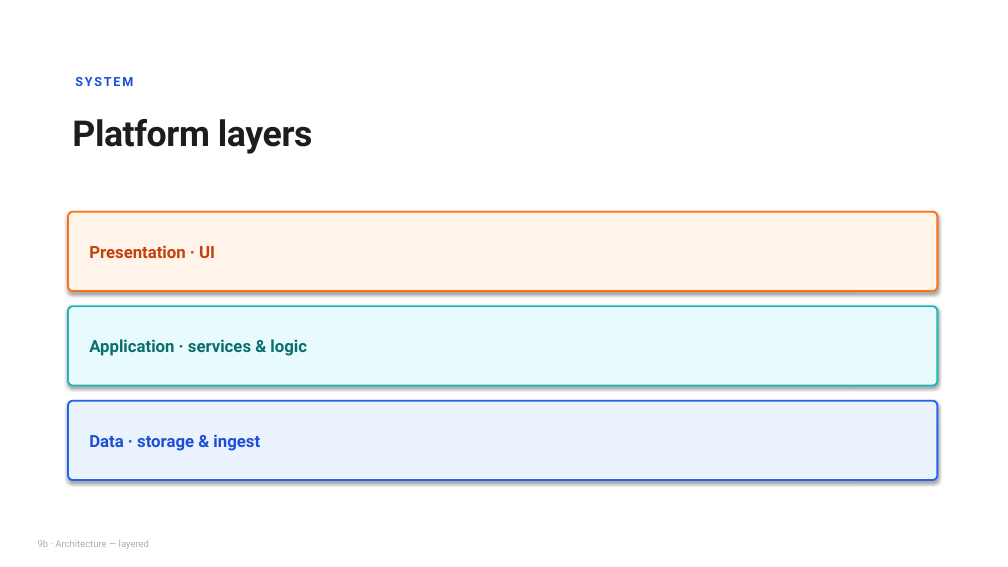
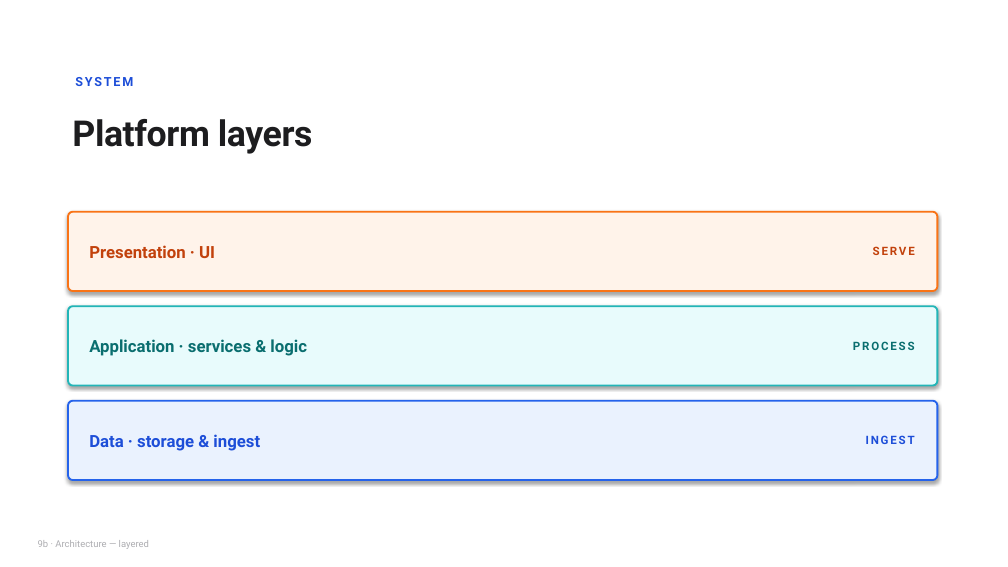
Before and after one commit to LeaYeh/slides-design, a slide deck: slide 10 of dist/slide-style.pptx. Drawn at 1008x567 pixels with LibreOffice and Linux fonts; fonts in the diff are those of the drawing. Boxes give left, top, right and bottom in pixels: in the first picture for what was removed or moved away, otherwise in the second. Text is boxed around its words. In the diff, an @@ line names an element or a change of style, - is before the commit and + after.

```diff
--- a/dist/slide-style.pptx
+++ b/dist/slide-style.pptx
@@ text added at (873, 246, 915, 255), 11 pt, text #C2410C, bold @@
+SERVE
@@ text added at (853, 341, 915, 350), 11 pt, text #0A6E6F, bold @@
+PROCESS
@@ text added at (866, 435, 915, 444), 11 pt, text #1D4ED8, bold @@
+INGEST
```
Also in this commit, not shown: 2 other files.
